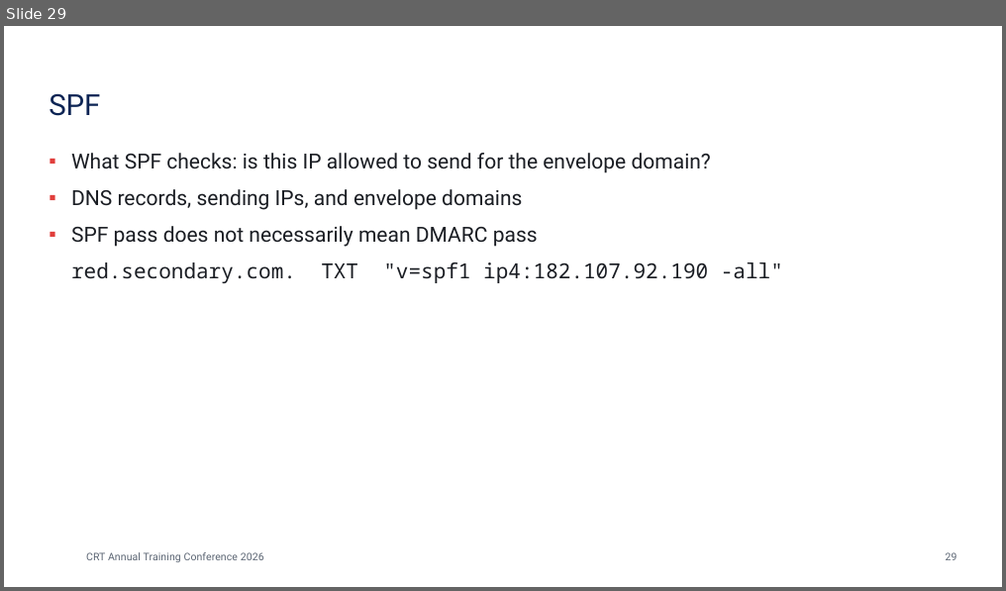
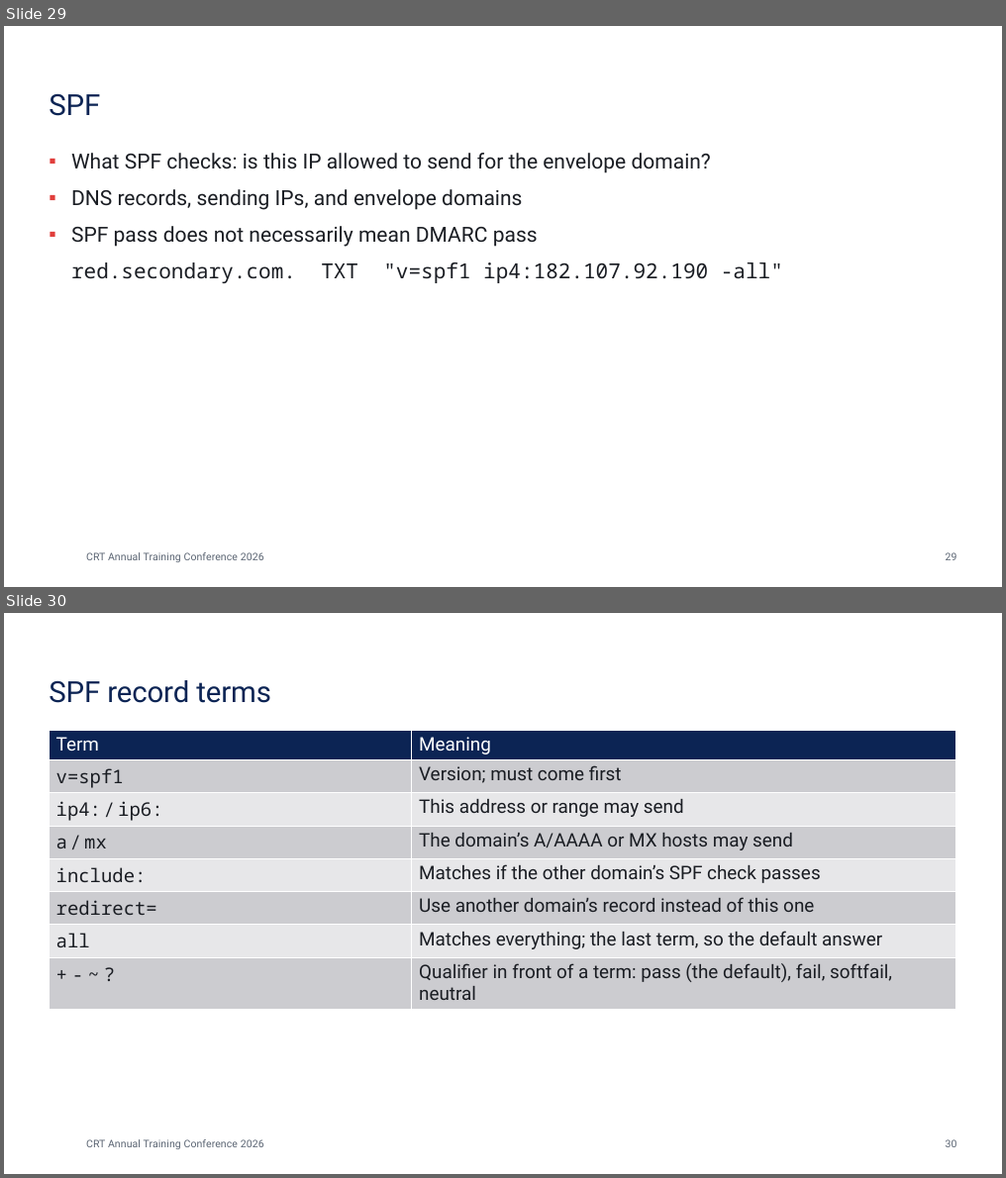
Before and after one commit to dzampino/crt-essentials-2026, a slide deck: docs/files/crt-essentials.pptx. Shown one above the other, each under a label of ours: slide 29 before the commit, slides 29 and 30 after it. The pictures are 1006x591 and 1006x1178 pixels, drawn with LibreOffice and Linux fonts; fonts in the diff are those of the drawing; background and template pictures are left out. Boxes give left, top, right and bottom in pixels: in the first picture for what was removed or moved away, otherwise in the second. Text is boxed around its words. In the diff, an @@ line names an element or a change of style, - is before the commit and + after.

```diff
--- a/docs/files/crt-essentials.pptx
+++ b/docs/files/crt-essentials.pptx
@@ slide 30 added at bbox=[4, 613, 1002, 1174], background #FFFFFF @@
@@ title added at bbox=[49, 680, 271, 703], 28 pt, text #0C2454 @@
+SPF record terms
@@ table added at bbox=[49, 731, 957, 1107], 8 rows, 2 columns @@
+Term | Meaning
+v=spf1 | Version; must come first
+ip4: / ip6: | This address or range may send
+a / mx | The domain’s A/AAAA or MX hosts may send
+include: | Matches if the other domain’s SPF check passes
+redirect= | Use another domain’s record instead of this one
+all | Matches everything; the last term, so the default answer
++ - ~ ? | Qualifier in front of a term: pass (the default), fail, softfail, neutral
@@ text added at bbox=[86, 1140, 264, 1150], 10 pt, text #5A6472 @@
+CRT Annual Training Conference 2026
@@ page number added at bbox=[945, 1140, 957, 1148], 10 pt, text #5A6472 @@
+30
```
Also in this commit, not shown: 2 other slides added, 16 other files.
